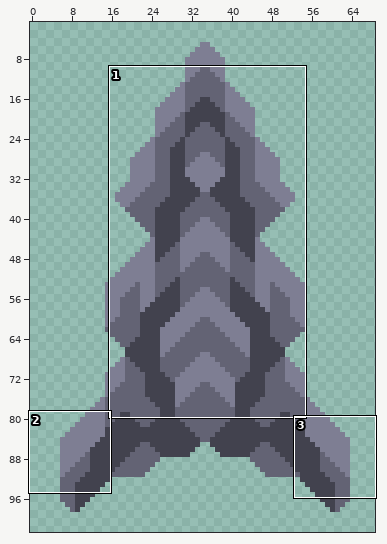
A sprite sheet gets an edit: sprites/units/missile/LRML-missile.png. The first picture is a wide view before the edit; the outline marks the close-up.
Close-up. Before the commit:
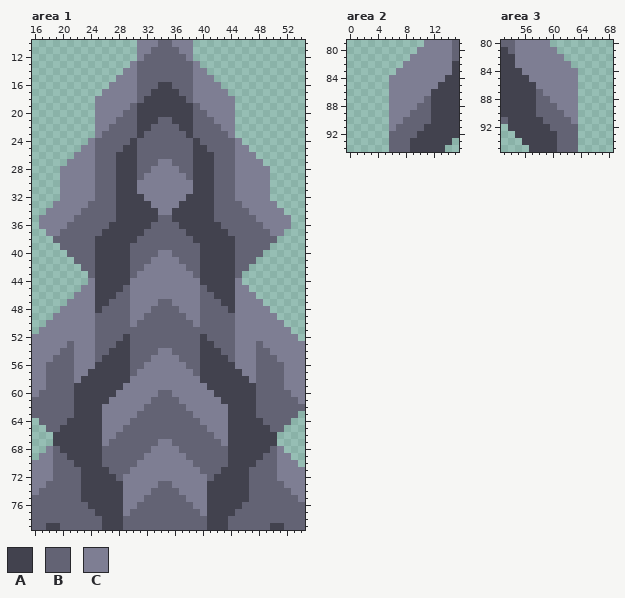
The file is 70x106 pixels. Shown: area 1: x 16..54, y 10..79; area 2: x 0..15, y 79..94; area 3: x 53..68, y 80..95. The wide view leaves out empty margins.
Palette (. is transparent): A #42424e  B #636374  C #7e7e93
Pixels before, area 1 (only the part around the change), first column x 16:
10 ...............CCCBBCCC................
11 ...............CCBBBBCC................
12 ...............CBBBBBBC................
13 ..............CBBBBBBBBC...............
14 .............CCBBBBBBBBCC..............
15 ............CCCBBBBBBBBCCC.............
16 ...........CCCCBBBAABBBCCCC............
17 ..........CCCCCBBAAAABBCCCCC...........
18 .........CCCCCCBAAAAAABCCCCCC..........
19 .........CCCCCBAAAAAAAABCCCCC..........
20 .........CCCCBBAAAAAAAABBCCCC..........
21 .........CCCBBBAAABBAAABBBCCC..........
22 .........CCBBBBAABBBBAABBBBCC..........
23 .........CBBBBBABBBBBBABBBBBC..........
24 ........CBBBBBABBBBBBBBABBBBBC.........
25 .......CCBBBBAABBBBBBBBAABBBBCC........
26 ......CCCBBBAAABBBBBBBBAAABBBCCC.......
27 .....CCCCBBBAAABBBCCBBBAAABBBCCCC......
28 ....CCCCCBBBAAABBCCCCBBAAABBBCCCCC.....
29 ....CCCCCBBBAAABCCCCCCBAAABBBCCCCC.....
30 ....CCCCCBBBAAACCCCCCCCAAABBBCCCCC.....
31 ....CCCCCBBBAAACCCCCCCCAAABBBCCCCC.....
32 ....CCCCCBBBAAAACCCCCCAAAABBBCCCCC.....
33 ...CCCCCBBBBAAAAACCCCAAAAABBBBCCCCC....
34 ..CCCCCBBBBBAAAAAACCAAAAAABBBBBCCCCC...
35 .CCCCCBBBBBBAAAAAABBAAAAAABBBBBBCCCCC..
36 .CCCCBBBBBBAAAAAABBBBAAAAAABBBBBBCCCC..
37 ..CCBBBBBBAAAAAABBBBBBAAAAAABBBBBBCC...
38 ...BBBBBBAAAAAABBBBBBBBAAAAAABBBBBB....
39 ....BBBBBAAAAABBBBBBBBBBAAAAABBBBB.....
40 .....BBBBAAAAABBBBCCBBBBAAAAABBBB......
41 ......BBBAAAAABBBCCCCBBBAAAAABBB.......
42 .......BBAAAAABBCCCCCCBBAAAAABB........
43 ........BAAAAABCCCCCCCCBAAAAAB.........
44 ........CAAAAACCCCCCCCCCAAAAAC.........
45 .......CCAAAABCCCCCCCCCCBAAAACC........
46 ......CCCAAABBCCCCCCCCCCBBAAACCC.......
47 .....CCCCAABBBCCCCBBCCCCBBBAACCCC......
48 ....CCCCCABBBBCCCBBBBCCCBBBBACCCCC.....
49 ...CCCCCCBBBBBCCBBBBBBCCBBBBBCCCCCC....
50 ..CCCCCCCBBBBBCBBBBBBBBCBBBBBCCCCCCC...
51 .CCCCCCCCBBBBBBBBBBBBBBBBBBBBCCCCCCCC..
52 CCCCCCCCCBBBBABBBBBBBBBBABBBBCCCCCCCCC.
53 CCCCCBCCCBBBAABBBBBBBBBBAABBBCCCBCCCCCC
54 CCCCBBCCCBBAAABBBBCCBBBBAAABBCCCBBCCCCC
55 CCCBBBCCCBAAAABBBCCCCBBBAAAABCCCBBBCCCC
56 CCBBBBCCCAAAAABBCCCCCCBBAAAAACCCBBBBCCC
57 CCBBBBCCAAAAAABCCCCCCCCBAAAAAACCBBBBCCC
58 CCBBBBCAAAAAAACCCCCCCCCCAAAAAAACBBBBCCC
59 CCBBBBAAAAAAACCCCCCCCCCCCAAAAAAABBBBCCC
60 CBBBBBAAAAAACCCCCCBBCCCCCCAAAAAABBBBBCC
61 BBBBBBAAAAACCCCCCBBBBCCCCCCAAAAABBBBBBC
62 BBBBBBAAAACCCCCCBBBBBBCCCCCCAAAABBBBBBB
63 BBBBBBAAAACCCCCBBBBBBBBCCCCCAAAABBBBBB.
64 .BBBBAAAAACCCCBBBBBBBBBBCCCCAAAAABBBB..
65 ..BBAAAAAACCCBBBBBBBBBBBBCCCAAAAAABB...
66 ...AAAAAAACCBBBBBBBBBBBBBBCCAAAAAAA....
67 ...AAAAAAACBBBBBBBCCBBBBBBBCAAAAAAA....
68 ..CBAAAAAABBBBBBBCCCCBBBBBBBAAAAAABC...
69 .CCBBAAAAABBBBBBCCCCCCBBBBBBAAAAABBCC..
70 CCCBBBAAAABBBBBCCCCCCCCBBBBBAAAABBBCCC.
71 CCCBBBBAAAABBBCCCCCCCCCCBBBAAAABBBBCCCC
72 CCCBBBBAAAAABCCCCCCCCCCCCBAAAAABBBBCCCC
73 CCBBBBBAAAAAACCCCCBBCCCCCAAAAAABBBBBCCC
74 CBBBBBBAAAAAACCCCBBBBCCCCAAAAAABBBBBBCC
75 BBBBBBBAAAAAACCCBBBBBBCCCAAAAAABBBBBBBC
76 BBBBBBBBAAAAACCBBBBBBBBCCAAAAABBBBBBBBB
77 BBBBBBBBBAAAACBBBBBBBBBBCAAAABBBBBBBBBB
78 BBBBBBBBBBAAABBBBBBBBBBBBAAABBBBBBBBBBB
79 BBAABBBBBBAAABBBBBBBBBBBBAAABBBBBBAABBB
Pixels before, area 2, first column x 6:
79 .....CCCCB
80 ....CCCCCB
81 ...CCCCCCB
82 ..CCCCCCCA
83 .CCCCCCCCA
84 CCCCCCCCAA
85 CCCCCCCAAA
86 CCCCCCAAAA
87 CCCCCBAAAA
88 CCCCBBAAAA
89 CCCBBBAAAA
90 CCBBBBAAAA
91 CBBBBAAAAA
92 BBBBAAAAAA
93 BBBAAAAAA.
94 BBBAAAAA..
Pixels before, area 3, first column x 53:
80 BBCCCCC....
81 ABCCCCCC...
82 AACCCCCCC..
83 AACCCCCCCC.
84 AAACCCCCCCC
85 AAAACCCCCCC
86 AAAAACCCCCC
87 AAAAABCCCCC
88 AAAAABBCCCC
89 AAAAABBBCCC
90 AAAAABBBBCC
91 BAAAAABBBBC
92 .AAAAAABBBB
93 ..AAAAAABBB
94 ...AAAAABBB
95 ....AAAABBB
Now the later version:
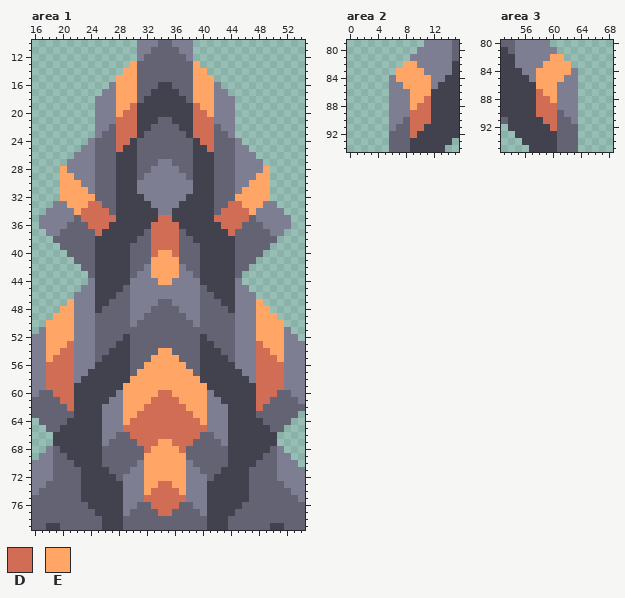
Colours new in this view: D #d16d54  E #ffa666
Difference:
Changed rows in their new state; - is an unchanged pixel.
Area 1:
first column x 18:
13 ------------E--------E------------
14 -----------EE--------EE-----------
15 ----------EEE--------EEE----------
16 ----------EEE--------EEE----------
17 ----------EEE--------EEE----------
18 ----------EEE--------EEE----------
19 ----------EED--------DEE----------
20 ----------EDD--------DDE----------
21 ----------DDD--------DDD----------
22 ----------DDD--------DDD----------
23 ----------DDD--------DDD----------
24 ----------DD----------DD----------
25 ----------D------------D----------
28 --E----------------------------E--
29 --EE--------------------------EE--
30 --EEE------------------------EEE--
31 --EEEE----------------------EEEE--
32 --EEEEE--------------------EEEEE--
33 ---EEEDD------------------DDEEE---
34 ----EDDDD----------------DDDDE----
35 -----DDDDD------DD------DDDDD-----
36 ------DDD------DDDD------DDD------
37 -------D-------DDDD-------D-------
38 ---------------DDDD---------------
39 ---------------DDDD---------------
40 ---------------DEED---------------
41 ---------------EEEE---------------
42 ---------------EEEE---------------
43 ---------------EEEE---------------
44 ----------------EE----------------
47 ---E--------------------------E---
48 --EE--------------------------EE--
49 -EEE--------------------------EEE-
50 EEEE--------------------------EEEE
51 EEEE--------------------------EEEE
52 EEEE--------------------------EEEE
53 EEED--------------------------DEEE
54 EEDD------------EE------------DDEE
55 EDDD-----------EEEE-----------DDDE
56 DDDD----------EEEEEE----------DDDD
57 DDDD---------EEEEEEEE---------DDDD
58 DDDD--------EEEEEEEEEE--------DDDD
59 DDDD-------EEEEEEEEEEEE-------DDDD
60 -DDD-------EEEEEDDEEEEE-------DDD-
61 --DD-------EEEEDDDDEEEE-------DD--
62 ---D-------EEEDDDDDDEEE-------D---
63 -----------EEDDDDDDDDEE-----------
64 -----------EDDDDDDDDDDE-----------
65 -----------DDDDDDDDDDDD-----------
66 ------------DDDDDDDDDD------------
67 -------------DDDEEDDD-------------
68 --------------DEEEED--------------
69 --------------EEEEEE--------------
70 --------------EEEEEE--------------
71 --------------EEEEEE--------------
72 --------------EEEEEE--------------
73 --------------EEDDEE--------------
74 --------------EDDDDE--------------
75 --------------DDDDDD--------------
76 ---------------DDDD---------------
77 ----------------DD----------------
Area 2:
first column x 7:
82 -EE--
83 EEEE-
84 EEEEE
85 -EEEE
86 --EEE
87 --EED
88 --EDD
89 --DDD
90 --DDD
91 --DD-
92 --D--
Area 3:
first column x 58:
82 --EE-
83 -EEEE
84 EEEEE
85 EEEE-
86 EEE--
87 DEE--
88 DDE--
89 DDD--
90 DDD--
91 -DD--
92 --D--
